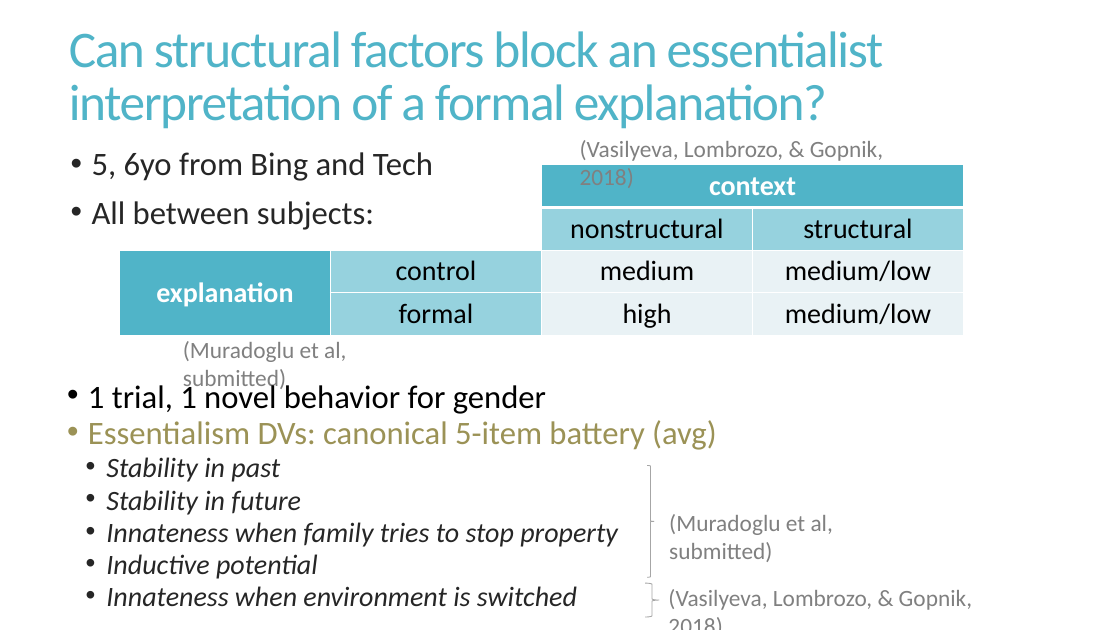
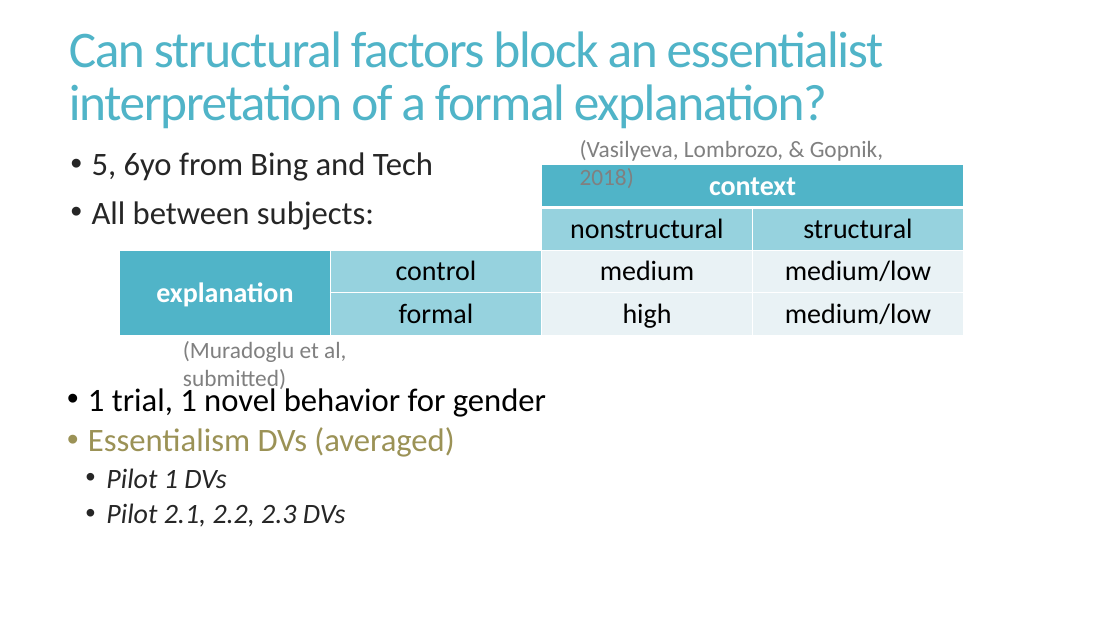
Before and after one commit to mariannazhang/structuralblocking, a slide deck: slide 10 of manuscript/FYP_pilot_2_3.24.19.pptx. Drawn at 1120x630 pixels with LibreOffice and Linux fonts; fonts in the diff are those of the drawing. Boxes give left, top, right and bottom in pixels: in the first picture for what was removed or moved away, otherwise in the second. Text is boxed around its words. In the diff, an @@ line names an element or a change of style, - is before the commit and + after.

Commit message:
analysis for pilot 2.1-2.3, power analysis for final data collection

```diff
--- a/manuscript/FYP_pilot_2_3.24.19.pptx
+++ b/manuscript/FYP_pilot_2_3.24.19.pptx
@@ text at <box>88,384,546,417</box>: line spacing 0.75 to 0.85 @@
@@ text at <box>88,427,454,527</box>: text changed @@
-  • Essentialism DVs: canonical 5-item battery (avg)
-    • Stability in past
-    • Stability in future
-    • Innateness when family tries to stop property
-    • Inductive potential
-    • Innateness when environment is switched
+  • Essentialism DVs (averaged)
+    • Pilot 1 DVs
+    • Pilot 2.1, 2.2, 2.3 DVs
@@ left brace removed at <box>647,465,654,577</box> @@
@@ text removed at <box>669,514,833,562</box> @@
-(Muradoglu et al, submitted)
@@ left brace removed at <box>645,583,659,617</box> @@
@@ text removed at <box>668,589,972,610</box> @@
-(Vasilyeva, Lombrozo, & Gopnik, 2018)
```
Also in this commit, not shown: 10 other slides changed, 12 slides added, 2 slides removed, 30 other files.
